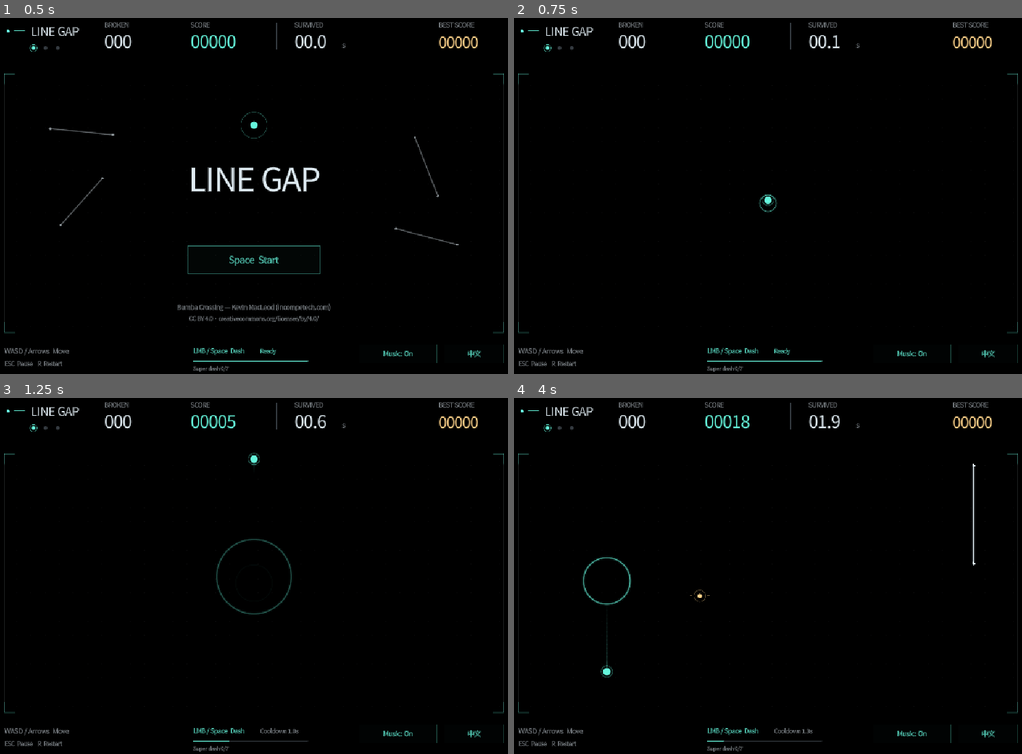
Above: before the commit, frames 1-4 (two rows, left to right).
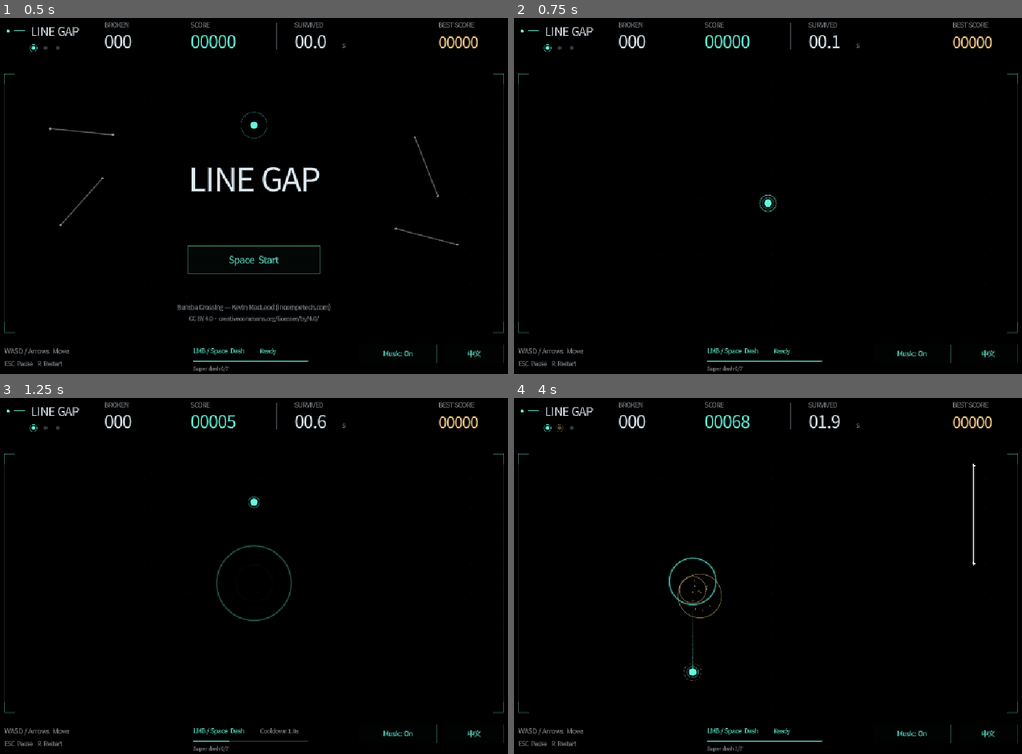
Above: after the commit, the same moments.

Repository: fuyu2022/LineGap
Game: Godot game, scene res://main.tscn
The game is run twice, just before and just after one commit, with the same random seed, the same clock (stepped at 60 frames per second) and the same inputs. Sound files missing from this copy of the repository are replaced by a short silence.
Inputs (mouse positions are in pixels of both pictures, inside the frame that each line leads up to):
- Up to frame 1 (0.5 s): no input
- Up to frame 2 (0.75 s): tap Enter at 0.5 s; move the mouse to (742, 263) at 0.52 s; hold W from 0.53 s (still down); tap R at 0.6 s; click (742, 263) at 0.67 s
- Up to frame 3 (1.25 s): keep holding W; tap Space at 0.77, 0.8, 1.07 s
- Up to frame 4 (4 s): release W at 1.25 s; drag from (930, 625) to (742, 643) at 1.27 s; tap Space at 2, 2.3, 3.6, 3.77 s; move the mouse to (605, 515) at 2.02 s; hold A 2.03-2.75 s; tap R at 2.1 s; click (605, 515) at 2.17 s; drag from (793, 572) to (605, 515) at 2.77 s; tap Enter at 3.5 s; move the mouse to (686, 479) at 3.52 s; hold S from 3.53 s (still down); click (686, 479) at 3.67 s

Frame 1 is identical in both runs. In frame 2, less than 0.1% of the frame differs, in the area x 48-52%, y 49-54%; in frame 3, 0.5%; in frame 4, 0.8%, in the area x 8-61%, y 4-100%.

Commit message:
Fix stuck movement keys after canvas or window focus loss

Diff:
--- a/scripts/game.gd
+++ b/scripts/game.gd
@@ -25,6 +25,7 @@
 const SUPER_DASH_DURATION := 7.0
 const SUPER_MOVE_MULTIPLIER := 2.0
 const SHATTER_SCORE := 15
+const MOVE_KEYS := [KEY_A, KEY_D, KEY_W, KEY_S, KEY_LEFT, KEY_RIGHT, KEY_UP, KEY_DOWN]
 const LANGUAGE_BUTTON := Rect2(916, 662, 116, 36)
 const MUSIC_BUTTON := Rect2(748, 662, 152, 36)
 const BACKGROUND_MUSIC_PATH := "res://assets/music/bumba-crossing.mp3"
@@ -153,13 +154,16 @@
 			if phase == Phase.READY or phase == Phase.DEAD:
 				begin_run()
 			elif phase == Phase.PAUSED:
+				_reset_movement_input()
 				phase = Phase.PLAYING
 			elif phase == Phase.PLAYING:
 				try_dash(_movement_input())
 		elif event.keycode == KEY_ESCAPE:
 			if phase == Phase.PLAYING:
+				_reset_movement_input()
 				phase = Phase.PAUSED
 			elif phase == Phase.PAUSED:
+				_reset_movement_input()
 				phase = Phase.PLAYING
 		elif event.keycode == KEY_R and phase != Phase.READY:
 			begin_run()
@@ -180,15 +184,34 @@
 			if phase == Phase.READY or phase == Phase.DEAD:
 				begin_run()
 			elif phase == Phase.PAUSED:
+				_reset_movement_input()
 				phase = Phase.PLAYING
 
 
 func _notification(what: int) -> void:
-	if what == NOTIFICATION_APPLICATION_FOCUS_OUT and phase == Phase.PLAYING:
-		phase = Phase.PAUSED
+	if what == NOTIFICATION_APPLICATION_FOCUS_OUT or what == NOTIFICATION_WM_WINDOW_FOCUS_OUT:
+		_reset_movement_input()
+		if phase == Phase.PLAYING:
+			phase = Phase.PAUSED
+	elif what == NOTIFICATION_APPLICATION_FOCUS_IN or what == NOTIFICATION_WM_WINDOW_FOCUS_IN:
+		_reset_movement_input()
+
+
+func _reset_movement_input() -> void:
+	# A key released outside the canvas/window may never deliver its key-up event.
+	for code in MOVE_KEYS:
+		if Input.is_physical_key_pressed(code):
+			var release := InputEventKey.new()
+			release.keycode = code
+			release.physical_keycode = code
+			release.pressed = false
+			Input.parse_input_event(release)
+	Input.flush_buffered_events()
+	velocity = Vector2.ZERO
 
 
 func begin_run() -> void:
+	_reset_movement_input()
 	phase = Phase.PLAYING
 	player = ARENA.get_center()
 	velocity = Vector2.ZERO
--- /dev/null
+++ b/tests/input_focus_test.gd
@@ -0,0 +1,76 @@
+extends SceneTree
+
+const Game = preload("res://scripts/game.gd")
+var checks := 0
+var failures: Array[String] = []
+
+func _initialize() -> void:
+	call_deferred("run")
+
+func expect(condition: bool, message: String) -> void:
+	checks += 1
+	if not condition:
+		failures.append(message)
+		printerr("FAIL: ", message)
+
+func key(code: int, pressed: bool) -> void:
+	var event := InputEventKey.new()
+	event.keycode = code
+	event.physical_keycode = code
+	event.pressed = pressed
+	Input.parse_input_event(event)
+	Input.flush_buffered_events()
+
+func run() -> void:
+	var game = Game.new()
+	game.test_mode = true
+	root.add_child(game)
+	game.set_physics_process(false)
+	for code in Game.MOVE_KEYS:
+		for focus_out in [Node.NOTIFICATION_APPLICATION_FOCUS_OUT, Node.NOTIFICATION_WM_WINDOW_FOCUS_OUT]:
+			game.begin_run()
+			game.spawn_wait = 999
+			game.pickup_wait = 999
+			key(code, true)
+			game._physics_process(0.1)
+			expect(not game._movement_input().is_zero_approx(), "Key %d moves before losing focus" % code)
+			game._notification(focus_out)
+			expect(game.phase == Game.Phase.PAUSED and game._movement_input() == Vector2.ZERO and game.velocity == Vector2.ZERO, "Focus loss clears key %d and pauses without receiving key-up" % code)
+			game._notification(Node.NOTIFICATION_WM_WINDOW_FOCUS_IN)
+			var origin: Vector2 = game.player
+			key(KEY_SPACE, true)
+			key(KEY_SPACE, false)
+			for tick in 30:
+				game._physics_process(1.0 / 120)
+			expect(game.phase == Game.Phase.PLAYING and game.player == origin, "Key %d cannot drift after resuming" % code)
+			key(code, true)
+			game._physics_process(0.1)
+			expect(game.player != origin, "Key %d responds to a fresh press" % code)
+			key(code, false)
+			for tick in 30:
+				game._physics_process(1.0 / 120)
+			expect(game._movement_input() == Vector2.ZERO and game.velocity == Vector2.ZERO, "Key %d release stops normally" % code)
+		game.begin_run()
+		key(code, true)
+		key(KEY_ESCAPE, true)
+		key(KEY_ESCAPE, false)
+		expect(game.phase == Game.Phase.PAUSED and game._movement_input() == Vector2.ZERO, "Manual pause clears key %d" % code)
+		key(KEY_ESCAPE, true)
+		key(KEY_ESCAPE, false)
+		expect(game.phase == Game.Phase.PLAYING and game._movement_input() == Vector2.ZERO, "Escape resume does not restore key %d" % code)
+		key(code, true)
+		game.begin_run()
+		expect(game._movement_input() == Vector2.ZERO, "Restart clears stale key %d" % code)
+	game.begin_run()
+	key(KEY_A, true)
+	key(KEY_W, true)
+	expect(game._movement_input().is_equal_approx(Vector2(-1, -1).normalized()), "Diagonal input stays normalized")
+	key(KEY_LEFT, true)
+	key(KEY_A, false)
+	expect(game._movement_input().is_equal_approx(Vector2(-1, -1).normalized()), "Releasing A keeps the separately held left arrow")
+	game._notification(Node.NOTIFICATION_WM_WINDOW_FOCUS_OUT)
+	expect(game._movement_input() == Vector2.ZERO, "Focus loss clears every held direction together")
+	game.queue_free()
+	await process_frame
+	print("%s: %d input focus checks" % ["PASS" if failures.is_empty() else "FAIL", checks])
+	quit(0 if failures.is_empty() else 1)
Not shown, added: tests/input_focus_test.gd.uid
Not shown, changed: .github/workflows/pages.yml
Not shown, changed: build-web.ps1
Not shown, added: web/input.js
Not shown, changed: web/shell.html
